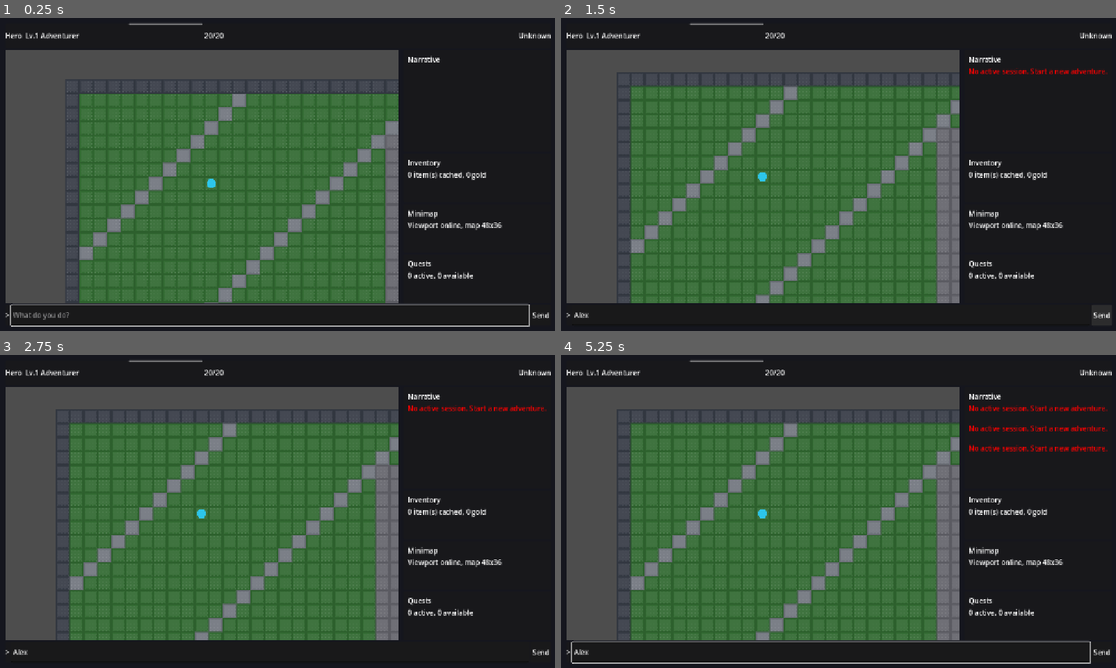
Above: before the commit, frames 1-4 (two rows, left to right).
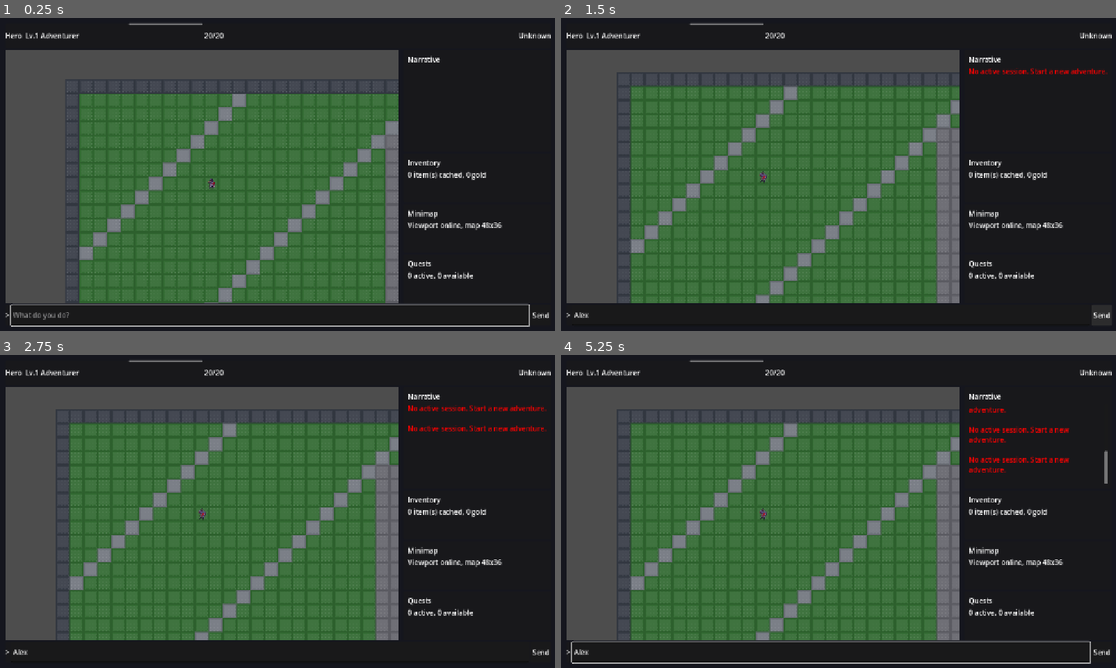
Above: after the commit, the same moments.

Repository: msbel5/ember-rpg
Game: Godot game, scene res://scenes/game_session.tscn
Same seed, same stepped clock (60 frames per second), same inputs: the game is played once before the commit and once after it. This scene is started directly instead of the project's main scene.
Inputs (mouse positions are in pixels of both pictures, inside the frame that each line leads up to):
- Up to frame 1 (0.25 s): no input
- Up to frame 2 (1.5 s): click (832, 315) at 0.52 s; type "Alex" at 0.6 s; click "Send" at 1.25 s
- Up to frame 3 (2.75 s): tap Enter at 2 s; drag from (199, 514) to (333, 442) at 2.02 s
- Up to frame 4 (5.25 s): tap Space at 2.75, 4.25 s; drag from (727, 527) to (810, 574) at 2.77 s; tap Enter at 3.5, 5, 5.1 s; move the mouse to (894, 442) at 3.52 s; hold Right 3.53-4.25 s; tap Keypad Enter at 3.6 s; click (894, 442) at 3.67 s; drag from (810, 574) to (672, 464) at 4.27 s; move the mouse to (1005, 558) at 5.02 s; hold Left from 5.03 s (still down); click (1005, 558) at 5.17 s

The runs differ from the first frame. In frame 1, less than 0.1% of the frame differs, in the area x 37-39%, y 51-55%; in frame 2, less than 0.1%; in frame 3, 0.3%; in frame 4, 1.3%, in the area x 35-99%, y 16-53%.

Commit message:
Sprint 3 - render entities on authoritative map

Diff:
--- a/godot-client/scenes/game_session.gd
+++ b/godot-client/scenes/game_session.gd
@@ -37,6 +37,7 @@
 	GameState.combat_ended.connect(_on_combat_ended)
 	GameState.level_up_occurred.connect(_on_level_up)
 	Backend.request_error.connect(_on_backend_error)
+	world_view.command_requested.connect(_on_world_command_requested)
 
 	if not GameState.narrative_history.is_empty():
 		for line in GameState.narrative_history:
@@ -388,3 +389,7 @@
 	_pending_sync_callbacks = maxi(_pending_sync_callbacks - 1, 0)
 	if _pending_sync_callbacks == 0:
 		_finish_turn_sync()
+
+
+func _on_world_command_requested(command_text: String) -> void:
+	_submit_action(command_text)
--- a/godot-client/scripts/world/entity_layer.gd
+++ b/godot-client/scripts/world/entity_layer.gd
@@ -1,8 +1,10 @@
 extends Node2D
 
 const TileCatalog = preload("res://scripts/world/tile_catalog.gd")
+const EntitySpriteCatalog = preload("res://scripts/world/entity_sprite_catalog.gd")
 
 var _marker_textures: Dictionary = {}
+var _entities_by_tile: Dictionary = {}
 
 
 func _ready() -> void:
@@ -10,17 +12,40 @@
 	_ensure_marker_textures()
 
 
-func render_entities(player_tile: Vector2i, grouped_entities: Dictionary) -> void:
+func render_entities(player_tile: Vector2i, grouped_entities: Dictionary, player_template: String = "warrior") -> void:
 	_ensure_marker_textures()
 	_clear_runtime_children()
+	_entities_by_tile.clear()
 
-	_create_marker("player", player_tile)
+	_create_sprite_entity({
+		"id": "player",
+		"name": "Player",
+		"template": player_template,
+		"position": [player_tile.x, player_tile.y],
+		"bucket": "player",
+	})
 	for npc in grouped_entities.get("npcs", []):
-		_create_marker("npc", _extract_position(npc))
+		_create_sprite_entity(_with_bucket(npc, "npc"))
 	for enemy in grouped_entities.get("enemies", []):
-		_create_marker("enemy", _extract_position(enemy))
+		_create_sprite_entity(_with_bucket(enemy, "enemy"))
 	for item in grouped_entities.get("items", []):
-		_create_marker("item", _extract_position(item))
+		_create_sprite_entity(_with_bucket(item, "item"))
+
+
+func get_entity_at_tile(tile_position: Vector2i) -> Dictionary:
+	var tile_key = _tile_key(tile_position)
+	if not _entities_by_tile.has(tile_key):
+		return {}
+	var entries: Array = _entities_by_tile[tile_key]
+	if entries.is_empty():
+		return {}
+	return entries[0]
+
+
+func _with_bucket(entry: Dictionary, bucket: String) -> Dictionary:
+	var normalized = entry.duplicate(true)
+	normalized["bucket"] = bucket
+	return normalized
 
 
 func _extract_position(entry: Dictionary) -> Vector2i:
@@ -30,15 +55,32 @@
 	return Vector2i.ZERO
 
 
+func _create_sprite_entity(entry: Dictionary) -> void:
+	var tile_position = _extract_position(entry)
+	var sprite = Sprite2D.new()
+	var texture = EntitySpriteCatalog.resolve_texture(str(entry.get("template", "warrior")))
+	if texture != null:
+		sprite.texture = texture
+		var width = texture.get_width()
+		if width > TileCatalog.TILE_SIZE and width > 0:
+			var scale_factor = float(TileCatalog.TILE_SIZE) / float(width)
+			sprite.scale = Vector2(scale_factor, scale_factor)
+	else:
+		var bucket = str(entry.get("bucket", "npc"))
+		sprite.texture = _marker_textures.get(bucket, _marker_textures["player"])
+	sprite.texture_filter = CanvasItem.TEXTURE_FILTER_NEAREST
+	sprite.centered = true
+	sprite.position = _tile_to_world(tile_position)
+	add_child(sprite)
+	_register_entity(tile_position, entry)
+
+
 func _create_marker(kind: String, tile_position: Vector2i) -> void:
 	var sprite = Sprite2D.new()
 	sprite.texture = _marker_textures.get(kind, _marker_textures["player"])
 	sprite.texture_filter = CanvasItem.TEXTURE_FILTER_NEAREST
 	sprite.centered = true
-	sprite.position = Vector2(
-		(tile_position.x + 0.5) * TileCatalog.TILE_SIZE,
-		(tile_position.y + 0.5) * TileCatalog.TILE_SIZE
-	)
+	sprite.position = _tile_to_world(tile_position)
 	add_child(sprite)
 
 
@@ -83,3 +125,23 @@
 func _clear_runtime_children() -> void:
 	for child in get_children():
 		child.queue_free()
+
+
+func _register_entity(tile_position: Vector2i, entry: Dictionary) -> void:
+	var tile_key = _tile_key(tile_position)
+	if not _entities_by_tile.has(tile_key):
+		_entities_by_tile[tile_key] = []
+	var entries: Array = _entities_by_tile[tile_key]
+	entries.append(entry)
+	_entities_by_tile[tile_key] = entries
+
+
+func _tile_key(tile_position: Vector2i) -> String:
+	return "%d,%d" % [tile_position.x, tile_position.y]
+
+
+func _tile_to_world(tile_position: Vector2i) -> Vector2:
+	return Vector2(
+		(tile_position.x + 0.5) * TileCatalog.TILE_SIZE,
+		(tile_position.y + 0.5) * TileCatalog.TILE_SIZE
+	)
--- /dev/null
+++ b/godot-client/scripts/world/entity_sprite_catalog.gd
@@ -0,0 +1,40 @@
+extends RefCounted
+class_name EntitySpriteCatalog
+
+const FALLBACK_TEMPLATE := "warrior"
+const TEMPLATE_ALIASES := {
+	"player": "warrior",
+	"citizen": "merchant",
+	"villager": "merchant",
+	"chest": "mimic",
+}
+
+
+static func resolve_texture(template_name: String) -> Texture2D:
+	var template = str(template_name).strip_edges().to_lower()
+	if template.is_empty():
+		template = FALLBACK_TEMPLATE
+	if TEMPLATE_ALIASES.has(template):
+		template = TEMPLATE_ALIASES[template]
+
+	var texture_path = "res://assets/sprites/%s.png" % template
+	var resolved = _load_texture(texture_path)
+	if resolved != null:
+		return resolved
+
+	texture_path = "res://assets/sprites/%s.png" % FALLBACK_TEMPLATE
+	resolved = _load_texture(texture_path)
+	if resolved != null:
+		return resolved
+	return null
+
+
+static func _load_texture(resource_path: String) -> Texture2D:
+	if not FileAccess.file_exists(resource_path):
+		return null
+
+	var image = Image.new()
+	var absolute_path = ProjectSettings.globalize_path(resource_path)
+	if image.load(absolute_path) != OK:
+		return null
+	return ImageTexture.create_from_image(image)
--- a/godot-client/scripts/world/world_view.gd
+++ b/godot-client/scripts/world/world_view.gd
@@ -1,6 +1,8 @@
 extends SubViewportContainer
 
 const TileCatalog = preload("res://scripts/world/tile_catalog.gd")
+
+signal command_requested(command_text: String)
 
 @onready var world_viewport: SubViewport = $WorldViewport
 @onready var terrain_layer: TileMapLayer = $WorldViewport/WorldRoot/TerrainLayer
@@ -35,15 +37,59 @@
 		if spawn_point is Array and spawn_point.size() >= 2:
 			player_tile = Vector2i(int(spawn_point[0]), int(spawn_point[1]))
 
-	entity_layer.render_entities(player_tile, GameState.entities)
+	entity_layer.render_entities(player_tile, GameState.entities, _resolve_player_template())
 	world_camera.focus_on_tile(player_tile, TileCatalog.TILE_SIZE)
 
 
 func _gui_input(event: InputEvent) -> void:
 	if event is InputEventMouseButton and event.pressed:
-		if event.button_index == MOUSE_BUTTON_WHEEL_UP:
+		if event.button_index == MOUSE_BUTTON_LEFT:
+			var tile_position = _screen_to_tile(event.position)
+			var entity = entity_layer.get_entity_at_tile(tile_position)
+			if not entity.is_empty():
+				command_requested.emit(command_for_entity(entity))
+			else:
+				command_requested.emit("move to %d,%d" % [tile_position.x, tile_position.y])
+			accept_event()
+		elif event.button_index == MOUSE_BUTTON_WHEEL_UP:
 			world_camera.zoom_in()
 			accept_event()
 		elif event.button_index == MOUSE_BUTTON_WHEEL_DOWN:
 			world_camera.zoom_out()
 			accept_event()
+
+
+func command_for_entity(entity: Dictionary) -> String:
+	var bucket = str(entity.get("bucket", "npc"))
+	var entity_name = str(entity.get("name", "")).strip_edges().to_lower()
+	if entity_name.is_empty():
+		entity_name = "target"
+	match bucket:
+		"enemy":
+			return "attack %s" % entity_name
+		"item":
+			return "examine %s" % entity_name
+		_:
+			return "talk %s" % entity_name
+
+
+func _resolve_player_template() -> String:
+	if GameState.player.has("classes") and GameState.player["classes"] is Dictionary and not GameState.player["classes"].is_empty():
+		var class_keys = GameState.player["classes"].keys()
+		return str(class_keys[0]).to_lower()
+	if GameState.player.has("player_class"):
+		return str(GameState.player["player_class"]).to_lower()
+	return "warrior"
+
+
+func _screen_to_tile(screen_position: Vector2) -> Vector2i:
+	var world_position = _screen_to_world(screen_position)
+	return Vector2i(
+		floori(world_position.x / TileCatalog.TILE_SIZE),
+		floori(world_position.y / TileCatalog.TILE_SIZE)
+	)
+
+
+func _screen_to_world(screen_position: Vector2) -> Vector2:
+	var viewport_size = Vector2(size)
+	return world_camera.position + (screen_position - viewport_size / 2.0) / world_camera.zoom
--- a/godot-client/tests/run_headless_tests.gd
+++ b/godot-client/tests/run_headless_tests.gd
@@ -6,6 +6,7 @@
 const TileCatalog = preload("res://scripts/world/tile_catalog.gd")
 const TilemapController = preload("res://scripts/world/tilemap_controller.gd")
 const CameraController = preload("res://scripts/world/camera_controller.gd")
+const EntityLayer = preload("res://scripts/world/entity_layer.gd")
 
 var failures: int = 0
 
@@ -23,6 +24,7 @@
 	_test_game_state_normalization()
 	await _test_scene_instantiation()
 	await _test_world_shell()
+	await _test_entity_rendering()
 	_test_asset_bootstrap()
 	await _cleanup_test_nodes()
 
@@ -197,6 +199,32 @@
 	await process_frame
 
 
+func _test_entity_rendering() -> void:
+	var layer = EntityLayer.new()
+	root.add_child(layer)
+	await process_frame
+	layer.render_entities(Vector2i(4, 4), {
+		"npcs": [{"id": "merchant_1", "name": "Merchant", "template": "merchant", "position": [5, 4]}],
+		"enemies": [{"id": "wolf_1", "name": "Wolf", "template": "wolf", "position": [6, 4]}],
+		"items": [{"id": "bread_1", "name": "Bread", "template": "chest", "position": [7, 4]}],
+	})
+	_assert_true(layer.get_child_count() == 4, "EntityLayer renders player plus world entities as sprites")
+	_assert_true(layer.get_entity_at_tile(Vector2i(5, 4)).get("name", "") == "Merchant", "EntityLayer can look up entities by tile")
+	layer.free()
+	await process_frame
+
+	var session_scene = load("res://scenes/game_session.tscn")
+	var session_instance = session_scene.instantiate()
+	root.add_child(session_instance)
+	await process_frame
+	var session_world_view = session_instance.get_node("MainMargin/MainVBox/ContentSplit/WorldPane/WorldViewportContainer")
+	_assert_true(session_world_view.command_for_entity({"bucket": "npc", "name": "Merchant"}) == "talk merchant", "World view synthesizes talk commands for npc clicks")
+	_assert_true(session_world_view.command_for_entity({"bucket": "enemy", "name": "Wolf"}) == "attack wolf", "World view synthesizes attack commands for enemy clicks")
+	_assert_true(session_world_view.command_for_entity({"bucket": "item", "name": "Bread"}) == "examine bread", "World view synthesizes examine commands for item clicks")
+	session_instance.free()
+	await process_frame
+
+
 func _test_asset_bootstrap() -> void:
 	var expected = OS.get_environment("HF_TOKEN").strip_edges()
 	if expected.is_empty():
